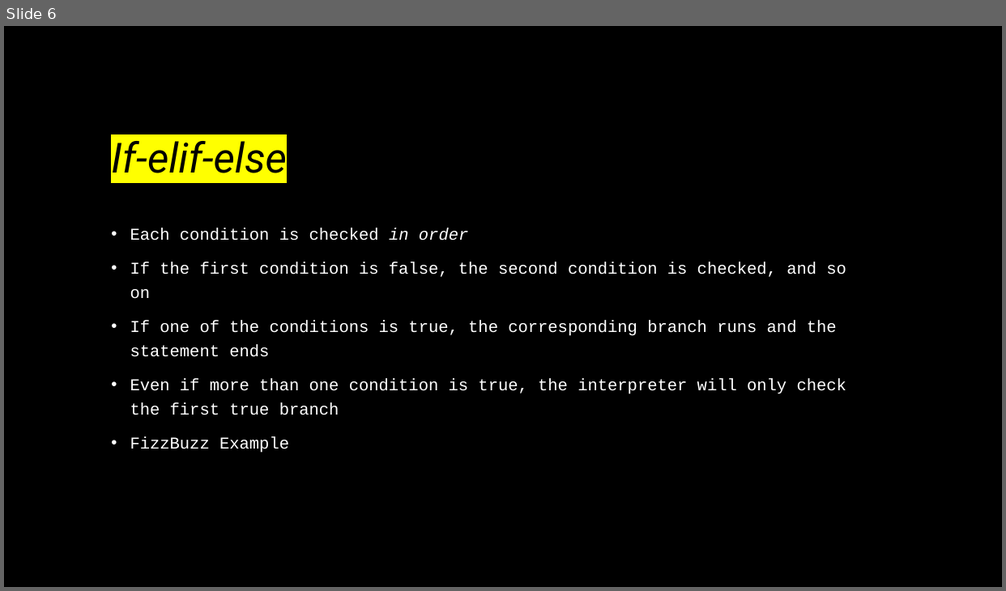
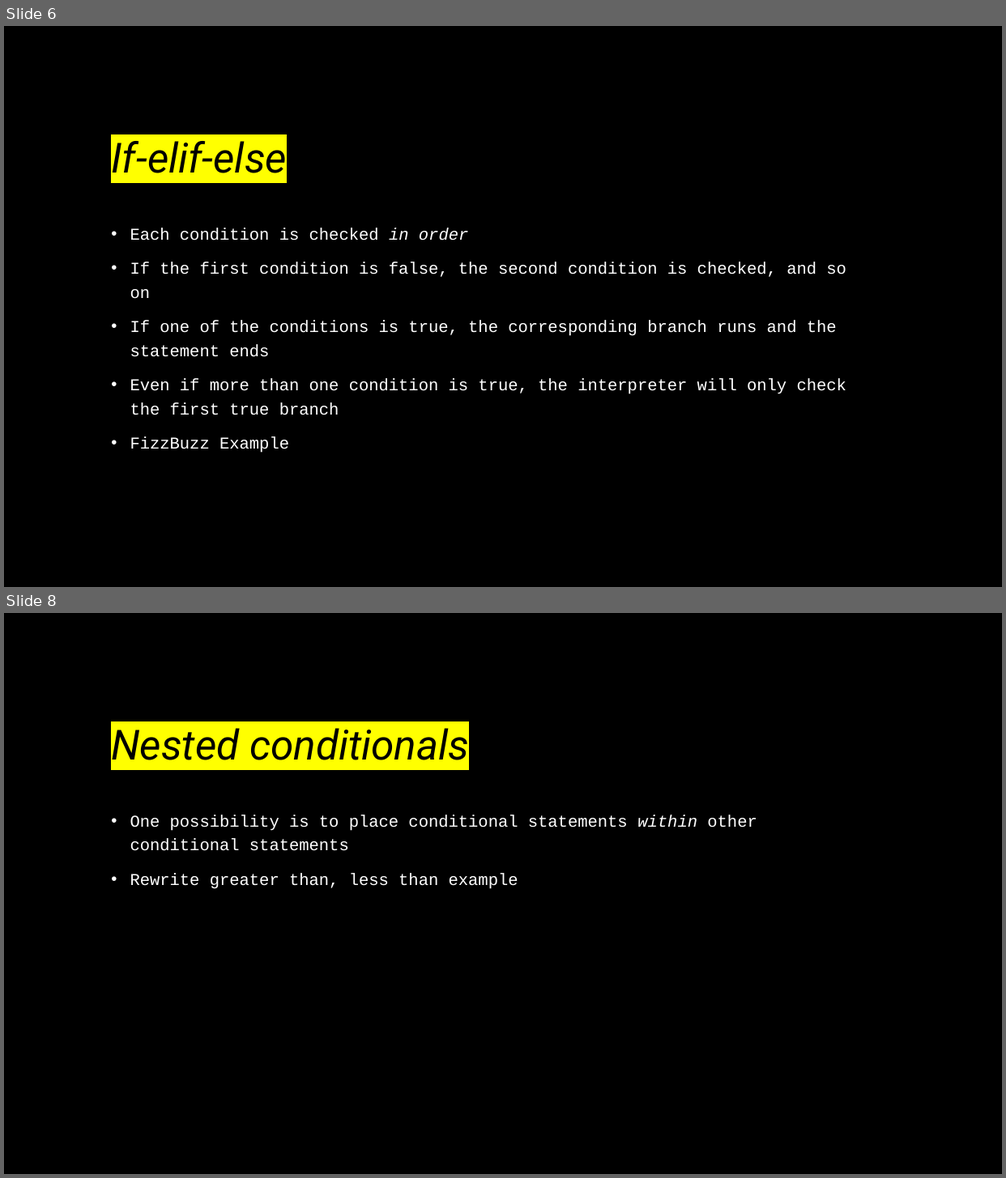
Before and after one commit to wpgoble/COMP130Resources, a slide deck: slides/ConditionalsExplained.pptx. Shown one above the other, each under a label of ours: slide 6 before the commit, slides 6 and 8 after it; the slides between them are not shown. The pictures are 1006x591 and 1006x1178 pixels, drawn with LibreOffice and Linux fonts; fonts in the diff are those of the drawing. Boxes give left, top, right and bottom in pixels: in the first picture for what was removed or moved away, otherwise in the second. Text is boxed around its words. In the diff, an @@ line names an element or a change of style, - is before the commit and + after.

```diff
--- a/slides/ConditionalsExplained.pptx
+++ b/slides/ConditionalsExplained.pptx
@@ slide 8 added at box(4, 613, 1002, 1174), background #000000 @@
@@ title added at box(111, 728, 469, 760), 40 pt, text #000000, italic @@
+Nested conditionals
@@ text added at box(130, 815, 756, 889), 16 pt, text #FFFFFF @@
+• One possibility is to place conditional statements within other conditional statements
+• Rewrite greater than, less than example
```
Also in this commit, not shown: 1 slide changed, 5 other slides added.
